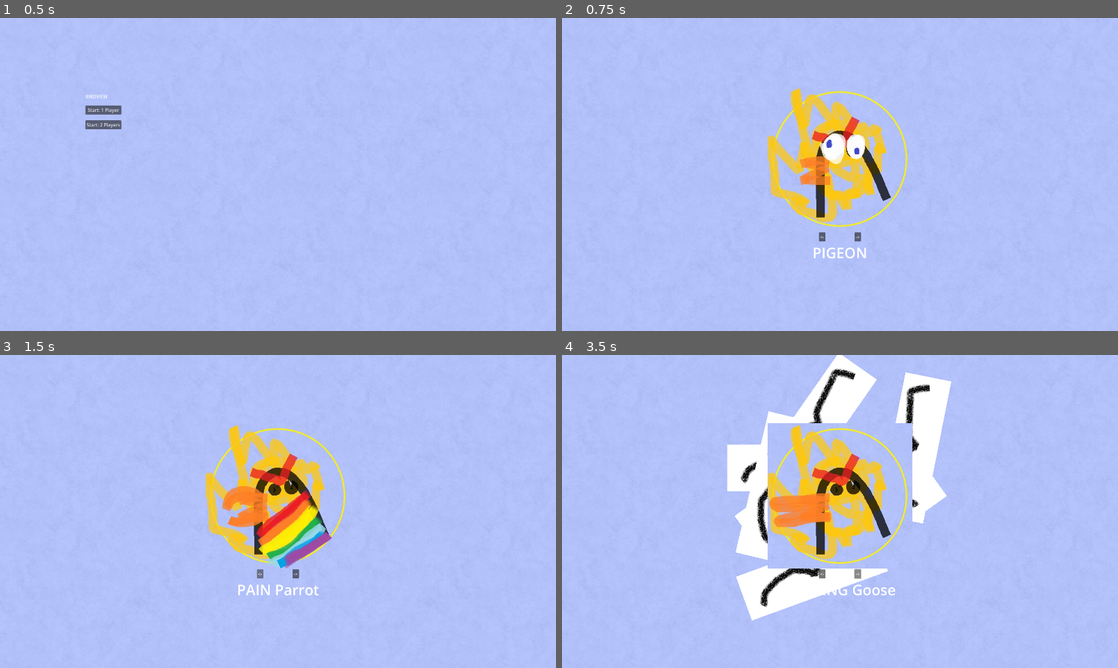
Above: before the commit, frames 1-4 (two rows, left to right).
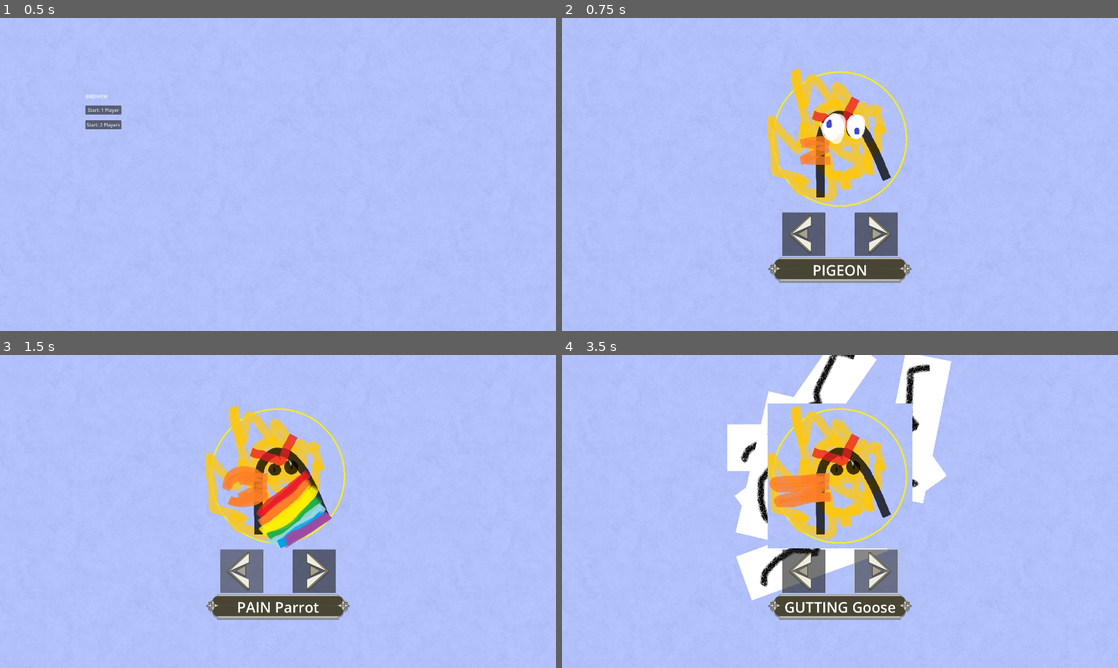
Above: after the commit, the same moments.

Repository: Armag3ddon/igjam2026_2
Game: Godot game, scene res://scenes/Menu.tscn
Two runs of this game, one before a commit and one after it. Both use one fixed random seed, a clock stepped at 60 frames per second and the inputs below.
Inputs (mouse positions are in pixels of both pictures, inside the frame that each line leads up to; where the layout moved, square brackets give the same spot in the first picture):
- Up to frame 1 (0.5 s): no input
- Up to frame 2 (0.75 s): click "Start: 1 Player" at 0.5 s
- Up to frame 3 (1.5 s): click (239, 570) [261, 574] at 1.25 s
- Up to frame 4 (3.5 s): click (878, 570) [856, 574] at 2 s; tap Enter at 2.75 s; hold Right (PlayerOne_Right) from 2.78 s (still down); hold Up (PlayerOne_Accept) from 2.78 s (still down)

Frame 1 is identical in both runs. In frame 2, 11% of the frame differs, in the area x 37-63%, y 16-85%; in frame 3, 12%; in frame 4, 18%, in the area x 29-70%, y 0-85%.

Commit message:
Add new UI elements for player selection

Diff:
--- a/scenes/PlayerSelection.tscn
+++ b/scenes/PlayerSelection.tscn
@@ -4,6 +4,15 @@
 [ext_resource type="Texture2D" uid="uid://eosp03n8w2e7" path="res://assets/sky_pattern.jpg" id="1_towsm"]
 [ext_resource type="Texture2D" uid="uid://vo5glhoochsb" path="res://assets/portraits/crow_portrait.jpg" id="3_5iuoi"]
 [ext_resource type="Texture2D" uid="uid://qbaa4s2aie3q" path="res://assets/effects/bird_particlepng.png" id="3_pxqpc"]
+[ext_resource type="Texture2D" uid="uid://y12fb048aay5" path="res://assets/ui/arrow.png" id="5_51kxy"]
+[ext_resource type="Texture2D" uid="uid://c1acpyy0y4yrk" path="res://assets/ui/name_box.png" id="5_m1wyh"]
+
+[sub_resource type="StyleBoxTexture" id="StyleBoxTexture_xer75"]
+texture = ExtResource("5_m1wyh")
+texture_margin_left = 45.0
+texture_margin_top = 10.0
+texture_margin_right = 45.0
+texture_margin_bottom = 10.0
 
 [node name="PlayerSelection" type="Control" unique_id=731790906]
 layout_mode = 3
@@ -34,6 +43,7 @@
 offset_bottom = 159.0
 grow_horizontal = 2
 grow_vertical = 2
+theme_override_constants/separation = 100
 alignment = 1
 
 [node name="FirstPlayerSelector" type="VBoxContainer" parent="PlayerSelectorContainer" unique_id=2083731210]
@@ -65,21 +75,55 @@
 alignment = 1
 
 [node name="PlayerOneLeft" type="Button" parent="PlayerSelectorContainer/FirstPlayerSelector/Buttons" unique_id=1527381424]
-layout_mode = 2
-text = "<-"
+custom_minimum_size = Vector2(150, 150)
+layout_mode = 2
+
+[node name="TextureRect" type="TextureRect" parent="PlayerSelectorContainer/FirstPlayerSelector/Buttons/PlayerOneLeft" unique_id=2129982486]
+layout_mode = 1
+anchors_preset = 8
+anchor_left = 0.5
+anchor_top = 0.5
+anchor_right = 0.5
+anchor_bottom = 0.5
+offset_left = -68.0
+offset_top = -71.0
+offset_right = 68.0
+offset_bottom = 71.0
+grow_horizontal = 2
+grow_vertical = 2
+texture = ExtResource("5_51kxy")
+flip_h = true
 
 [node name="PlayerOneRight" type="Button" parent="PlayerSelectorContainer/FirstPlayerSelector/Buttons" unique_id=774351829]
-layout_mode = 2
-text = "->"
-
-[node name="Birdname" type="Label" parent="PlayerSelectorContainer/FirstPlayerSelector" unique_id=1261167824]
+custom_minimum_size = Vector2(150, 150)
+layout_mode = 2
+
+[node name="TextureRect" type="TextureRect" parent="PlayerSelectorContainer/FirstPlayerSelector/Buttons/PlayerOneRight" unique_id=1292060297]
+layout_mode = 1
+anchors_preset = 8
+anchor_left = 0.5
+anchor_top = 0.5
+anchor_right = 0.5
+anchor_bottom = 0.5
+offset_left = -68.0
+offset_top = -71.0
+offset_right = 68.0
+offset_bottom = 71.0
+grow_horizontal = 2
+grow_vertical = 2
+texture = ExtResource("5_51kxy")
+
+[node name="PanelContainer" type="PanelContainer" parent="PlayerSelectorContainer/FirstPlayerSelector" unique_id=111947123]
+layout_mode = 2
+theme_override_styles/panel = SubResource("StyleBoxTexture_xer75")
+
+[node name="Birdname" type="Label" parent="PlayerSelectorContainer/FirstPlayerSelector/PanelContainer" unique_id=1261167824]
 layout_mode = 2
 theme_override_font_sizes/font_size = 50
-text = "DEATH Crow"
+text = "XXXXXXXXXXXXX"
 horizontal_alignment = 1
 
 [node name="SecondPlayerSelector" type="VBoxContainer" parent="PlayerSelectorContainer" unique_id=993088200]
-visible = false
 layout_mode = 2
 alignment = 1
 
@@ -108,17 +152,52 @@
 alignment = 1
 
 [node name="PlayerTwoLeft" type="Button" parent="PlayerSelectorContainer/SecondPlayerSelector/Buttons" unique_id=926039573]
-layout_mode = 2
-text = "<-"
+custom_minimum_size = Vector2(150, 150)
+layout_mode = 2
+
+[node name="TextureRect" type="TextureRect" parent="PlayerSelectorContainer/SecondPlayerSelector/Buttons/PlayerTwoLeft" unique_id=2131065350]
+layout_mode = 1
+anchors_preset = 8
+anchor_left = 0.5
+anchor_top = 0.5
+anchor_right = 0.5
+anchor_bottom = 0.5
+offset_left = -68.0
+offset_top = -71.0
+offset_right = 68.0
+offset_bottom = 71.0
+grow_horizontal = 2
+grow_vertical = 2
+texture = ExtResource("5_51kxy")
+flip_h = true
 
 [node name="PlayerTwoRight" type="Button" parent="PlayerSelectorContainer/SecondPlayerSelector/Buttons" unique_id=514101750]
-layout_mode = 2
-text = "->"
-
-[node name="Birdname" type="Label" parent="PlayerSelectorContainer/SecondPlayerSelector" unique_id=1242091218]
+custom_minimum_size = Vector2(150, 150)
+layout_mode = 2
+
+[node name="TextureRect" type="TextureRect" parent="PlayerSelectorContainer/SecondPlayerSelector/Buttons/PlayerTwoRight" unique_id=1479990156]
+layout_mode = 1
+anchors_preset = 8
+anchor_left = 0.5
+anchor_top = 0.5
+anchor_right = 0.5
+anchor_bottom = 0.5
+offset_left = -68.0
+offset_top = -71.0
+offset_right = 68.0
+offset_bottom = 71.0
+grow_horizontal = 2
+grow_vertical = 2
+texture = ExtResource("5_51kxy")
+
+[node name="PanelContainer" type="PanelContainer" parent="PlayerSelectorContainer/SecondPlayerSelector" unique_id=170305795]
+layout_mode = 2
+theme_override_styles/panel = SubResource("StyleBoxTexture_xer75")
+
+[node name="Birdname" type="Label" parent="PlayerSelectorContainer/SecondPlayerSelector/PanelContainer" unique_id=1242091218]
 layout_mode = 2
 theme_override_font_sizes/font_size = 50
-text = "DEATH Crow"
+text = "XXXXXXXXXXXXX"
 horizontal_alignment = 1
 
 [connection signal="pressed" from="PlayerSelectorContainer/FirstPlayerSelector/Buttons/PlayerOneLeft" to="." method="_on_player_one_left_pressed"]
--- a/scripts/player_selection.gd
+++ b/scripts/player_selection.gd
@@ -3,14 +3,14 @@
 var player_one_selection: int
 var player_one_done: bool = false
 @onready var player_one_portrait: TextureRect = $PlayerSelectorContainer/FirstPlayerSelector/Portrait
-@onready var player_one_name: Label = $PlayerSelectorContainer/FirstPlayerSelector/Birdname
+@onready var player_one_name: Label = $PlayerSelectorContainer/FirstPlayerSelector/PanelContainer/Birdname
 @onready var player_one_emitter: CPUParticles2D = $PlayerSelectorContainer/FirstPlayerSelector/FirstPlayerEmitter
 
 var player_two_selection: int
 var player_two_done: bool = false
 @onready var player_two: VBoxContainer = $PlayerSelectorContainer/SecondPlayerSelector
 @onready var player_two_portrait: TextureRect = $PlayerSelectorContainer/SecondPlayerSelector/Portrait
-@onready var player_two_name: Label = $PlayerSelectorContainer/SecondPlayerSelector/Birdname
+@onready var player_two_name: Label = $PlayerSelectorContainer/SecondPlayerSelector/PanelContainer/Birdname
 @onready var player_two_emitter: CPUParticles2D = $PlayerSelectorContainer/SecondPlayerSelector/SecondPlayerEmitter
 
 var wait_time: float = 1.0
